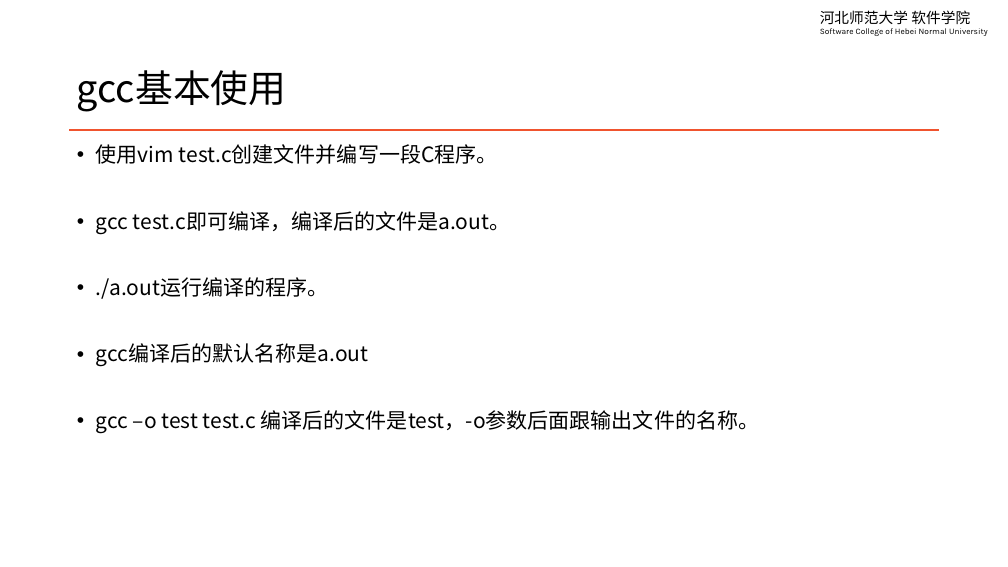
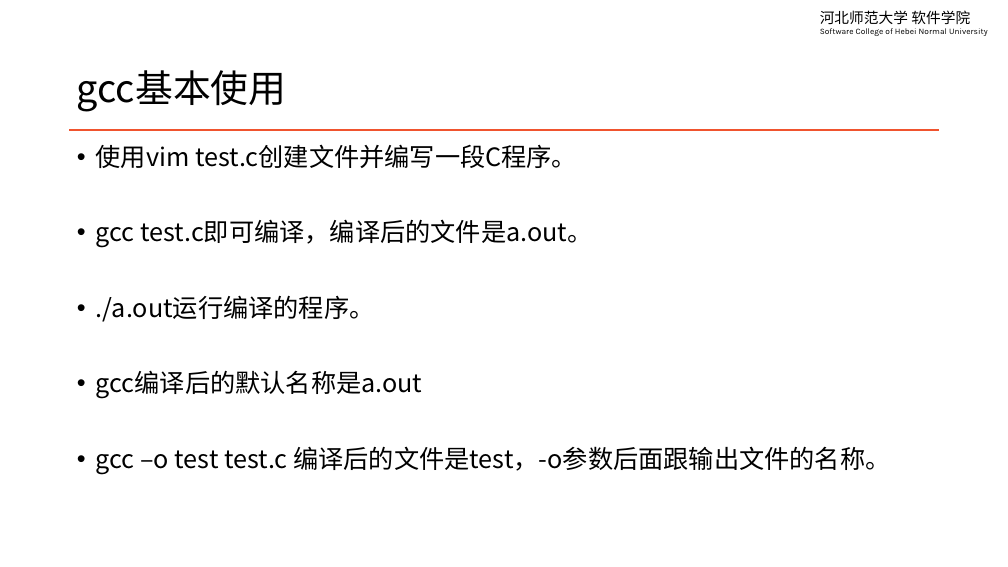
Before and after one commit to edu2act/course-linux-system, a slide deck: slide 6 of materials/slides/ch14-vim-and-linux-c-programming.pptx. Drawn at 1008x567 pixels with LibreOffice and Linux fonts; fonts in the diff are those of the drawing. Boxes give left, top, right and bottom in pixels: in the first picture for what was removed or moved away, otherwise in the second. Text is boxed around its words. In the diff, an @@ line names an element or a change of style, - is before the commit and + after.

```diff
--- a/materials/slides/ch14-vim-and-linux-c-programming.pptx
+++ b/materials/slides/ch14-vim-and-linux-c-programming.pptx
@@ text "使用vim test.c创建文件并编写一段C程序。" at (x1=96, y1=144, x2=890, y2=475): size 20 to 24 pt @@
```
Also in this commit, not shown: 5 other slides changed, 6 other files.
